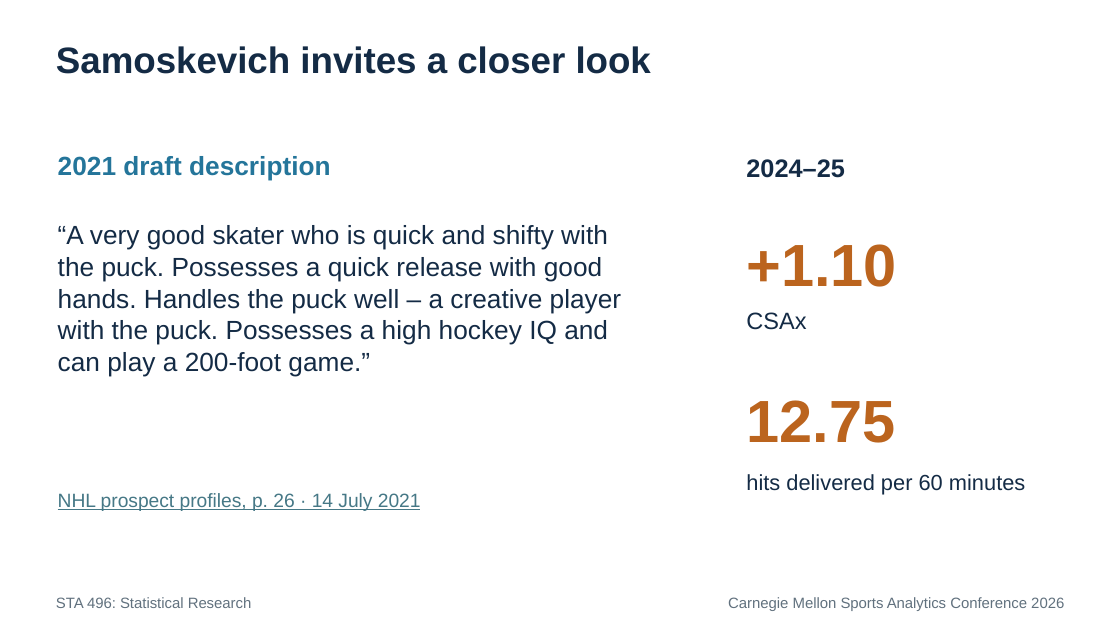
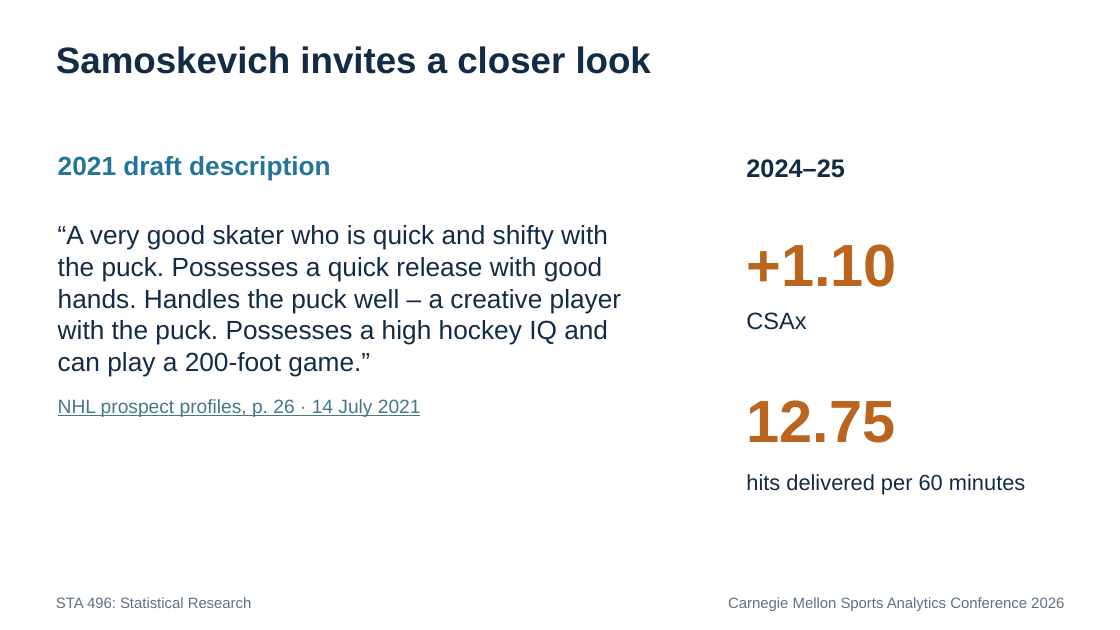
Before and after one commit to RentoSaijo/CSAx_STA496, a slide deck: slide 27 of reports/presentation.pptx. Drawn at 1120x630 pixels with LibreOffice and Linux fonts; fonts in the diff are those of the drawing. Boxes give left, top, right and bottom in pixels: in the first picture for what was removed or moved away, otherwise in the second. Text is boxed around its words. In the diff, an @@ line names an element or a change of style, - is before the commit and + after.

Commit message:
Refine presentation layout

```diff
--- a/reports/presentation.pptx
+++ b/reports/presentation.pptx
@@ text "NHL prospect profiles, p. 26 ...": place and size @@
-text "NHL prospect profiles, p. 26 ..." at box(58, 493, 421, 511)
+text "NHL prospect profiles, p. 26 ..." at box(58, 399, 421, 417)
```
Also in this commit, not shown: 6 other slides changed.
